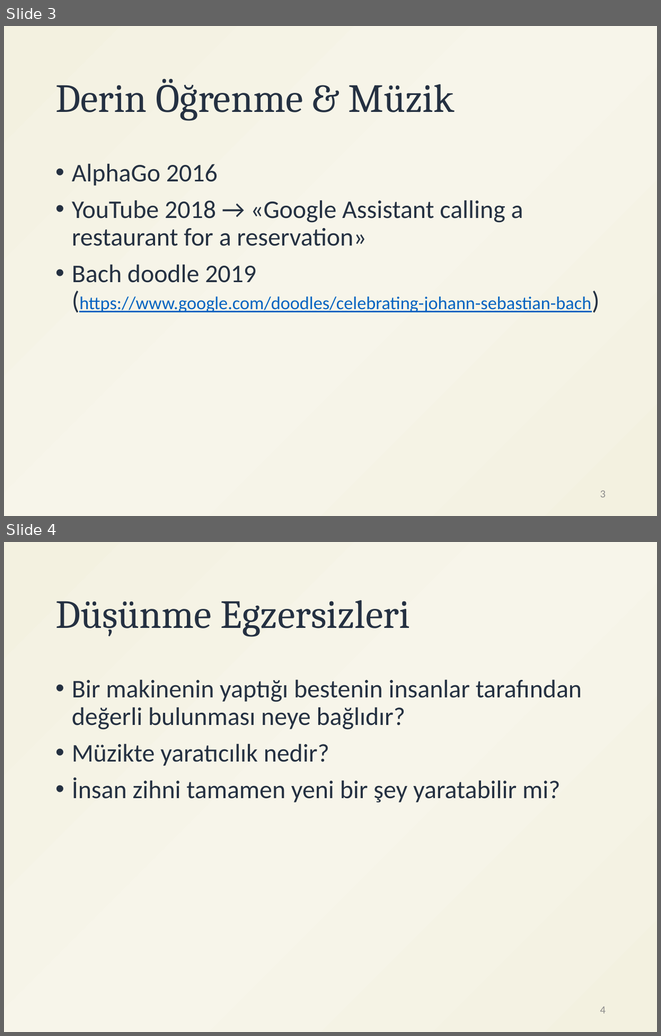
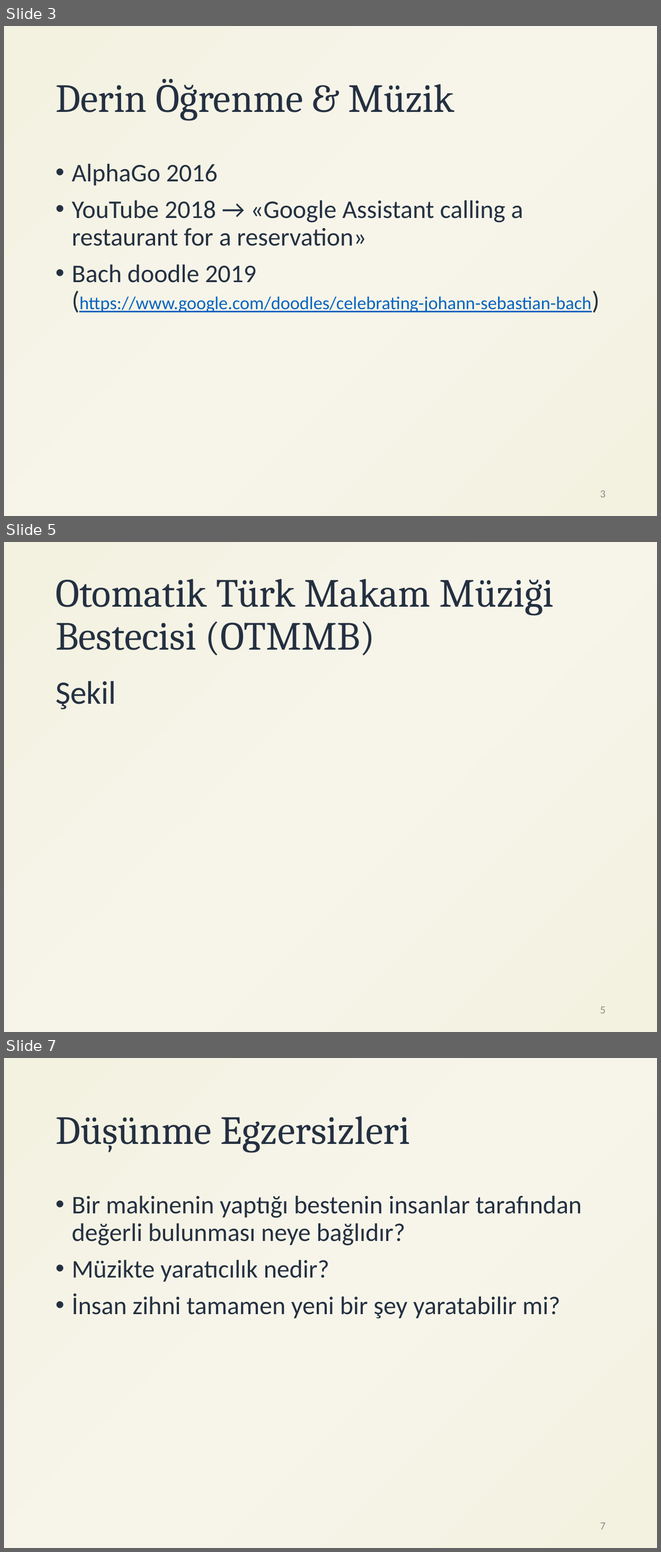
Before and after one commit to ihpar/katip, a slide deck: assets/DL_GUI.pptx. Shown one above the other, each under a label of ours: slides 3 and 4 before the commit, slides 3, 5 and 7 after it; the slides between them are not shown. The pictures are 661x1036 and 661x1552 pixels, drawn with LibreOffice and Linux fonts; fonts in the diff are those of the drawing. Boxes give left, top, right and bottom in pixels: in the first picture for what was removed or moved away, otherwise in the second. Text is boxed around its words. In the diff, an @@ line names an element or a change of style, - is before the commit and + after.

```diff
--- a/assets/DL_GUI.pptx
+++ b/assets/DL_GUI.pptx
@@ slide 5 added at [4,542,657,1032], background gradient #F3F1E0 to #F7F5EA @@
@@ title added at [55,579,554,655], 44 pt, text #243041 @@
+Otomatik Türk Makam Müziği Bestecisi (OTMMB)
@@ text added at [55,681,116,709], 36 pt, text #243041 @@
+Şekil
@@ page number added at [600,1006,606,1013], 12 pt, text #8C8C8C @@
+5
@@ what was slide 4 is now slide 7 @@
@@ page number at [600,1522,606,1529]: text changed @@
-4
+7
```
Also in this commit, not shown: 2 other slides added.
